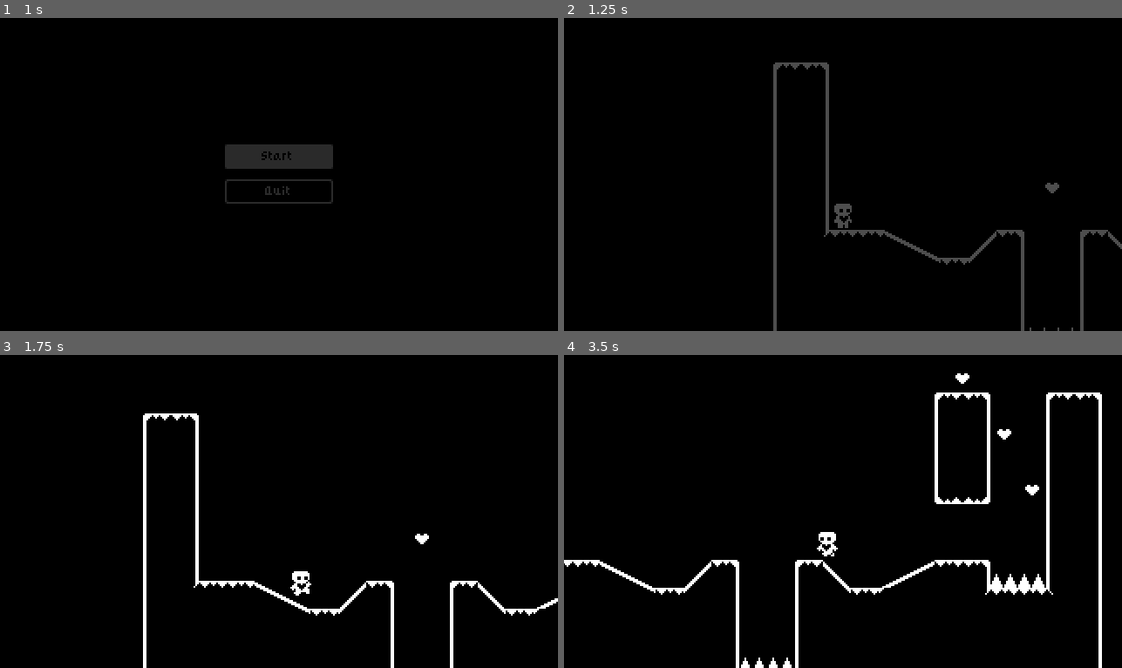
Above: before the commit, frames 1-4 (two rows, left to right).
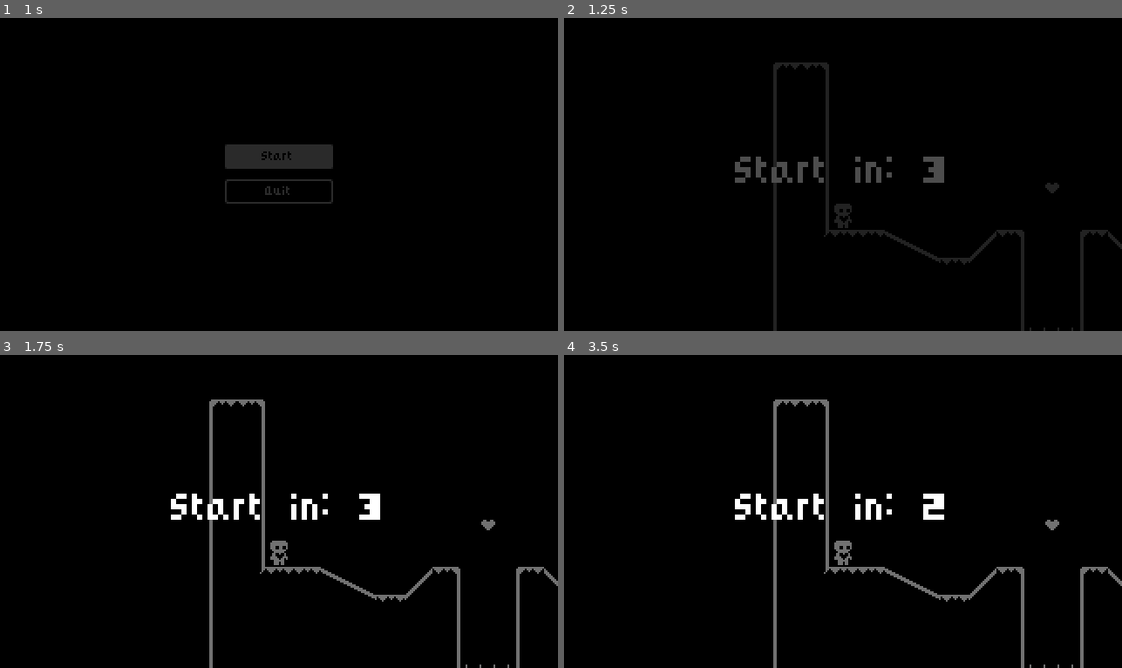
Above: after the commit, the same moments.

Repository: BCThunder/HeartBeastPlatformer
Game: Godot game, scene res://scenes/start_menu.tscn
The game is run twice, just before and just after one commit, with the same random seed, the same clock (stepped at 60 frames per second) and the same inputs.
Inputs:
- Up to frame 1 (1 s): click "Start" at 0.5 s
- Up to frame 2 (1.25 s): no input
- Up to frame 3 (1.75 s): hold D (MoveRight) from 1.28 s (still down); hold Space (Jump) from 1.28 s (still down)
- Up to frame 4 (3.5 s): release Space (Jump) at 2.03 s; tap Space (Jump) at 2.1, 2.27, 2.57 s; release D (MoveRight) at 2.78 s; hold A (MoveLeft) from 2.78 s (still down); hold Space (Jump) from 2.78 s (still down)

Frame 1 is identical in both runs. In frame 2, 3.1% of the frame differs, in the area x 30-100%, y 14-100%; in frame 3, 5.3%; in frame 4, 6.9%, in the area x 0-100%, y 5-100%.

Commit message:
Implemented Level Timer
-Added timer to the levels to track how long it takes to complete

Diff:
--- a/scenes/level_completed.tscn
+++ b/scenes/level_completed.tscn
@@ -1,12 +1,16 @@
-[gd_scene format=3 uid="uid://chsb0lebw0bw5"]
+[gd_scene load_steps=2 format=3 uid="uid://chsb0lebw0bw5"]
+
+[ext_resource type="Script" path="res://scripts/level_completed.gd" id="1_sgsrm"]
 
 [node name="LevelCompleted" type="ColorRect"]
+process_mode = 3
 anchors_preset = 15
 anchor_right = 1.0
 anchor_bottom = 1.0
 grow_horizontal = 2
 grow_vertical = 2
 color = Color(0, 0, 0, 0.556863)
+script = ExtResource("1_sgsrm")
 
 [node name="CenterContainer" type="CenterContainer" parent="."]
 layout_mode = 1
@@ -16,6 +20,30 @@
 grow_horizontal = 2
 grow_vertical = 2
 
-[node name="Label" type="Label" parent="CenterContainer"]
+[node name="VBoxContainer" type="VBoxContainer" parent="CenterContainer"]
+layout_mode = 2
+
+[node name="Label" type="Label" parent="CenterContainer/VBoxContainer"]
 layout_mode = 2
 text = "Level Completed!"
+horizontal_alignment = 1
+
+[node name="HBoxContainer" type="HBoxContainer" parent="CenterContainer/VBoxContainer"]
+layout_mode = 2
+alignment = 1
+
+[node name="RetryButton" type="Button" parent="CenterContainer/VBoxContainer/HBoxContainer"]
+unique_name_in_owner = true
+custom_minimum_size = Vector2(64, 16)
+layout_mode = 2
+text = "Retry"
+
+[node name="NextLevelButton" type="Button" parent="CenterContainer/VBoxContainer/HBoxContainer"]
+unique_name_in_owner = true
+custom_minimum_size = Vector2(64, 16)
+layout_mode = 2
+text = "Next Level
+"
+
+[connection signal="pressed" from="CenterContainer/VBoxContainer/HBoxContainer/RetryButton" to="." method="_on_retry_button_pressed"]
+[connection signal="pressed" from="CenterContainer/VBoxContainer/HBoxContainer/NextLevelButton" to="." method="_on_next_level_button_pressed"]
--- a/scenes/world_base.tscn
+++ b/scenes/world_base.tscn
@@ -1,9 +1,46 @@
-[gd_scene load_steps=5 format=3 uid="uid://c6818xcs5nhj3"]
+[gd_scene load_steps=8 format=3 uid="uid://c6818xcs5nhj3"]
 
 [ext_resource type="Script" path="res://scripts/world.gd" id="1_vonr6"]
 [ext_resource type="PackedScene" uid="uid://2ud7lg70rkhc" path="res://scenes/player.tscn" id="2_wccns"]
 [ext_resource type="PackedScene" uid="uid://chsb0lebw0bw5" path="res://scenes/level_completed.tscn" id="5_cwmfs"]
 [ext_resource type="PackedScene" uid="uid://vu2d5bh473qp" path="res://scenes/level_tile_map.tscn" id="6_ijo7r"]
+
+[sub_resource type="Animation" id="Animation_xs754"]
+length = 0.001
+tracks/0/type = "value"
+tracks/0/imported = false
+tracks/0/enabled = true
+tracks/0/path = NodePath("CanvasLayer/StartIn/CenterContainer/StartInLabel:text")
+tracks/0/interp = 1
+tracks/0/loop_wrap = true
+tracks/0/keys = {
+"times": PackedFloat32Array(0),
+"transitions": PackedFloat32Array(1),
+"update": 1,
+"values": ["Start in: 3"]
+}
+
+[sub_resource type="Animation" id="Animation_a2gm8"]
+resource_name = "countdown"
+length = 3.0
+tracks/0/type = "value"
+tracks/0/imported = false
+tracks/0/enabled = true
+tracks/0/path = NodePath("CanvasLayer/StartIn/CenterContainer/StartInLabel:text")
+tracks/0/interp = 1
+tracks/0/loop_wrap = true
+tracks/0/keys = {
+"times": PackedFloat32Array(0, 1, 2),
+"transitions": PackedFloat32Array(1, 1, 1),
+"update": 1,
+"values": ["Start in: 3", "Start in: 2", "Start in: 1"]
+}
+
+[sub_resource type="AnimationLibrary" id="AnimationLibrary_10ff8"]
+_data = {
+"RESET": SubResource("Animation_xs754"),
+"countdown": SubResource("Animation_a2gm8")
+}
 
 [node name="World" type="Node2D"]
 script = ExtResource("1_vonr6")
@@ -16,4 +53,50 @@
 [node name="LevelCompleted" parent="CanvasLayer" instance=ExtResource("5_cwmfs")]
 visible = false
 
+[node name="StartIn" type="ColorRect" parent="CanvasLayer"]
+unique_name_in_owner = true
+visible = false
+anchors_preset = 15
+anchor_right = 1.0
+anchor_bottom = 1.0
+grow_horizontal = 2
+grow_vertical = 2
+color = Color(0, 0, 0, 0.556863)
+
+[node name="CenterContainer" type="CenterContainer" parent="CanvasLayer/StartIn"]
+layout_mode = 1
+anchors_preset = 15
+anchor_right = 1.0
+anchor_bottom = 1.0
+grow_horizontal = 2
+grow_vertical = 2
+
+[node name="StartInLabel" type="Label" parent="CanvasLayer/StartIn/CenterContainer"]
+unique_name_in_owner = true
+layout_mode = 2
+text = "Start in: 3"
+
+[node name="CenterContainer" type="CenterContainer" parent="CanvasLayer"]
+anchors_preset = 10
+anchor_right = 1.0
+offset_top = 8.0
+offset_bottom = 16.0
+grow_horizontal = 2
+
+[node name="LevelTimeLabel" type="Label" parent="CanvasLayer/CenterContainer"]
+unique_name_in_owner = true
+custom_minimum_size = Vector2(48, 0)
+layout_mode = 2
+theme_override_font_sizes/font_size = 12
+vertical_alignment = 1
+
 [node name="LevelTileMap" parent="." instance=ExtResource("6_ijo7r")]
+
+[node name="AnimationPlayer" type="AnimationPlayer" parent="."]
+process_mode = 3
+libraries = {
+"": SubResource("AnimationLibrary_10ff8")
+}
+
+[connection signal="next_level" from="CanvasLayer/LevelCompleted" to="." method="_on_level_completed_next_level"]
+[connection signal="retry" from="CanvasLayer/LevelCompleted" to="." method="_on_level_completed_retry"]
--- /dev/null
+++ b/scripts/level_completed.gd
@@ -0,0 +1,12 @@
+extends ColorRect
+
+signal retry()
+signal next_level()
+
+@onready var retry_button = %RetryButton
+
+func _on_retry_button_pressed():
+	retry.emit()
+
+func _on_next_level_button_pressed():
+	next_level.emit()
--- a/scripts/player.gd
+++ b/scripts/player.gd
@@ -21,7 +21,6 @@
 	handle_air_acceleration(direction, delta)
 	apply_friction(direction, delta)
 	apply_air_resistance(direction, delta)
-	update_animations(direction)
 
 	move_and_slide()
 
@@ -31,10 +30,12 @@
 		coyote_jump_timer.start()
 	just_wall_jumped = false
 
+	update_animations(direction)
+
 func apply_gravity(delta):
 	# Add the gravity.
 	if not is_on_floor():
-		if is_on_wall() and velocity.y > 0:
+		if is_on_wall() and velocity.y > 0 and (Input.is_action_pressed("MoveLeft") or Input.is_action_pressed("MoveRight")):
 			velocity.y += 0.25 * gravity * delta
 		else:
 			velocity.y += gravity * delta
@@ -54,8 +55,9 @@
 		air_jump = true
 
 	if is_on_floor() or coyote_jump_timer.time_left > 0.0:
-		if Input.is_action_just_pressed("Jump"):
+		if Input.is_action_pressed("Jump"):
 			velocity.y = movement_data.jump_velocity
+			coyote_jump_timer.stop()
 	elif not is_on_floor():
 		if Input.is_action_just_pressed("Jump") and velocity.y < movement_data.jump_velocity / 2:
 			velocity.y = movement_data.jump_velocity / 2
--- a/scripts/world.gd
+++ b/scripts/world.gd
@@ -2,18 +2,49 @@
 
 @export var next_level : PackedScene
 
+var level_time = 0.0
+var start_level_msec = 0.0
+
 @onready var level_completed = $CanvasLayer/LevelCompleted
+@onready var start_in = %StartIn
+@onready var start_in_label = %StartInLabel
+@onready var animation_player = $AnimationPlayer
+@onready var level_time_label = %LevelTimeLabel
 
 func _ready():
 	Events.level_completed.connect(show_level_completed)
+	get_tree().paused = true
+	start_in.visible = true
+	await LevelTransition.fade_from_black()
+	animation_player.play("countdown")
+	await animation_player.animation_finished
+	get_tree().paused = false
+	start_in.visible = false
+
+	start_level_msec = Time.get_ticks_msec()
+
+func _process(delta):
+	level_time = Time.get_ticks_msec() - start_level_msec
+	level_time_label.text = str(level_time / 1000.0)
+
+func retry():
+	await LevelTransition.fade_to_black()
+	get_tree().paused = false
+	get_tree().change_scene_to_file(scene_file_path)
+
+func go_to_next_level():
+	if not next_level is PackedScene: return
+	await LevelTransition.fade_to_black()
+	get_tree().paused = false
+	get_tree().change_scene_to_packed(next_level)
 
 func show_level_completed():
 	level_completed.show()
+	level_completed.retry_button.grab_focus()
+	get_tree().paused = true
 
-	if not next_level is PackedScene: return
-	get_tree().paused = true
-	await get_tree().create_timer(1.0).timeout
-	await LevelTransition.fade_to_black()
-	get_tree().paused = false
-	get_tree().change_scene_to_packed(next_level)
-	LevelTransition.fade_from_black()
+func _on_level_completed_retry():
+	retry()
+
+func _on_level_completed_next_level():
+	go_to_next_level()
